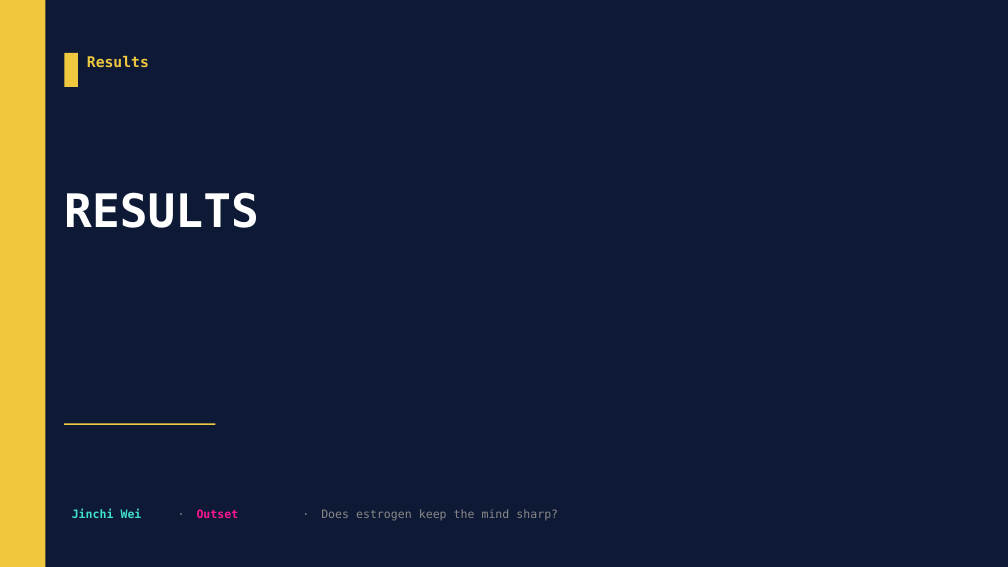
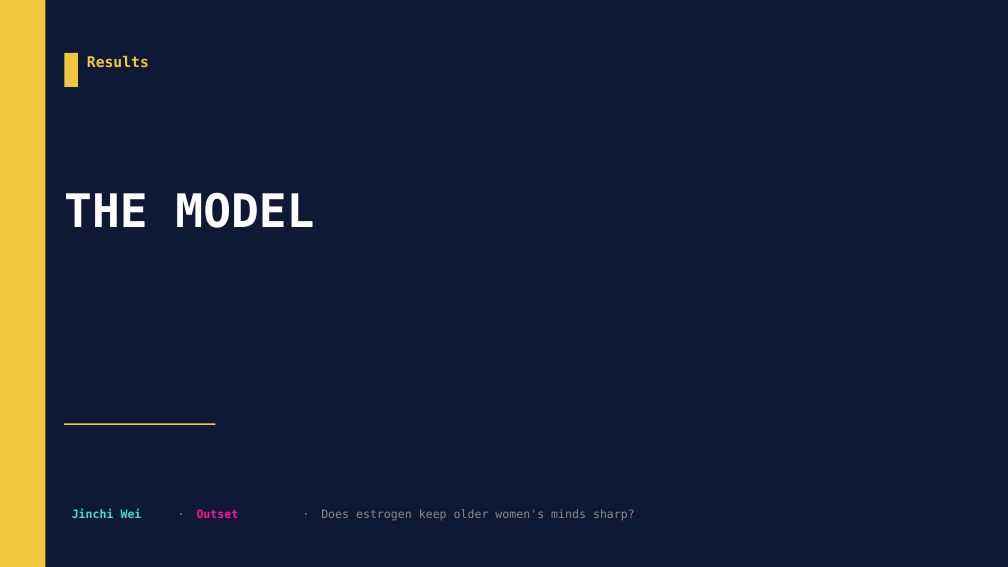
Before and after one commit to jinchiwei/outset-ai-healthcare, a slide deck: slide 10 of solutions/g6_estrogen/slides/g6_estrogen.pptx. Drawn at 1008x567 pixels with LibreOffice and Linux fonts; fonts in the diff are those of the drawing. Boxes give left, top, right and bottom in pixels: in the first picture for what was removed or moved away, otherwise in the second. Text is boxed around its words. In the diff, an @@ line names an element or a change of style, - is before the commit and + after.

```diff
--- a/solutions/g6_estrogen/slides/g6_estrogen.pptx
+++ b/solutions/g6_estrogen/slides/g6_estrogen.pptx
@@ text at (x1=64, y1=192, x2=314, y2=228): text changed @@
-RESULTS
+THE MODEL
@@ text at (x1=321, y1=509, x2=635, y2=520): text changed @@
-Does estrogen keep the mind sharp?
+Does estrogen keep older women's minds sharp?
```
Also in this commit, not shown: 14 other slides changed, 7 slides added, 3 slides removed, 27 other files.
